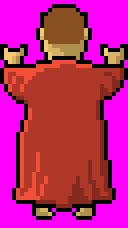
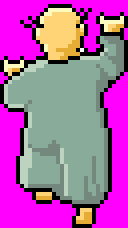
Revision of a layered 128×228 image; what changed, layer by layer:
renamed "millieu" to "millieu A", hid it, painted on it over [0, 4, 128, 228]
hid "droite" (1st of 2), painted on it over [0, 4, 128, 228]
added layer "droite" (2nd of 2) over [0, 4, 128, 228]
